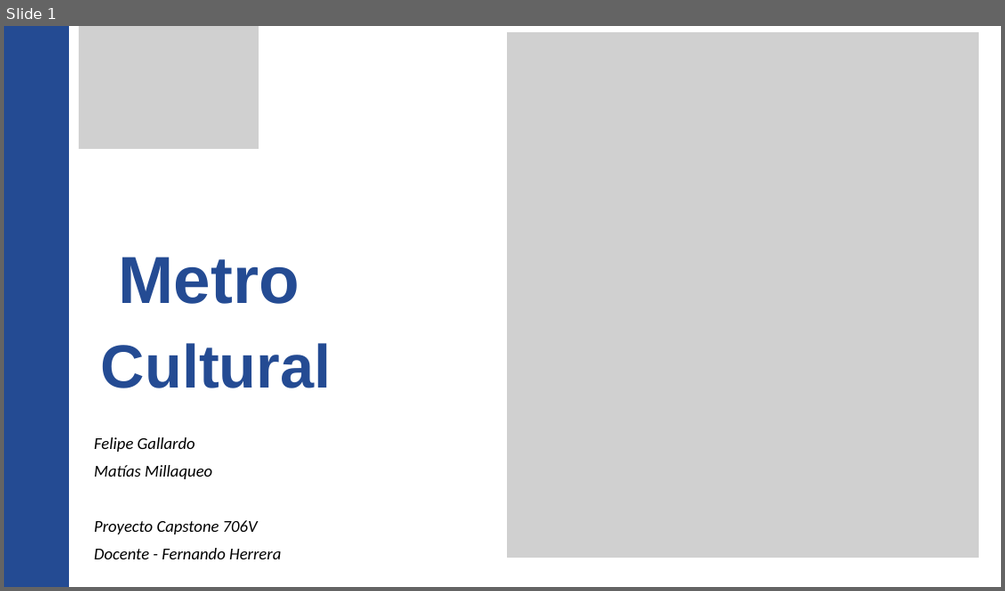
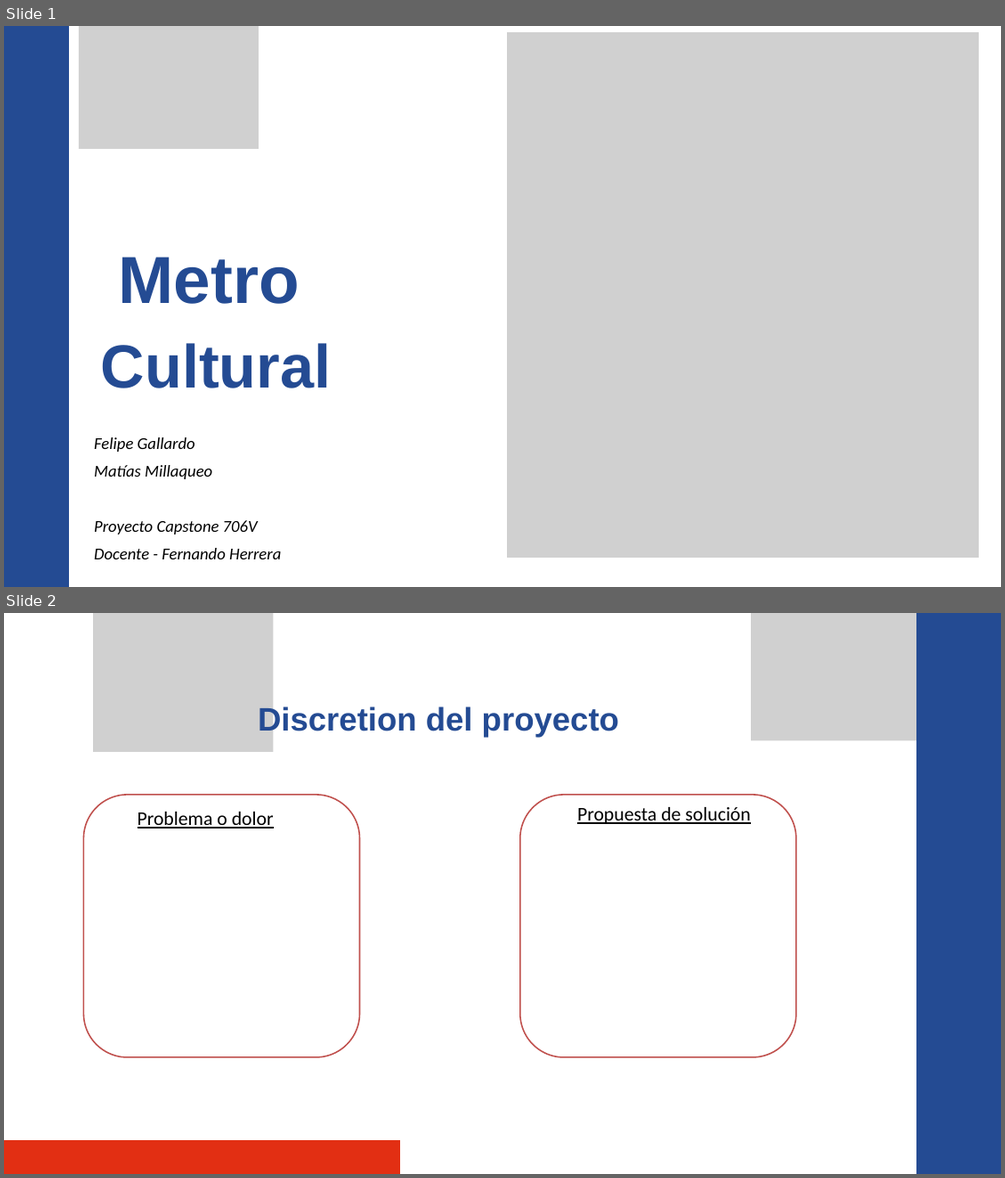
Before and after one commit to gh-Matias/Metro-Cultural, a slide deck: Fase 2/Avances/Metro Cultural 1.pptx. Shown one above the other, each under a label of ours: slide 1 before the commit, slides 1 and 2 after it. The pictures are 1005x591 and 1005x1178 pixels, drawn with LibreOffice and Linux fonts; fonts in the diff are those of the drawing; grey boxes stand for pictures. Boxes give left, top, right and bottom in pixels: in the first picture for what was removed or moved away, otherwise in the second. Text is boxed around its words. In the diff, an @@ line names an element or a change of style, - is before the commit and + after.

```diff
--- a/Fase 2/Avances/Metro Cultural 1.pptx
+++ b/Fase 2/Avances/Metro Cultural 1.pptx
@@ slide 2 added at bbox=[4, 613, 1001, 1174], background #FFFFFF @@
@@ picture added at bbox=[93, 613, 273, 752] @@
@@ picture added at bbox=[751, 613, 955, 740] @@
@@ freeform shape added at bbox=[916, 613, 1001, 1174], fill #244B93 @@
@@ text added at bbox=[258, 706, 619, 738], 47 pt, text #244B93, bold @@
+Discretion del proyecto
@@ rounded rectangle added at bbox=[84, 795, 360, 1057], fill #FFFFFF, outline #C0504D 2 pt @@
@@ rounded rectangle added at bbox=[520, 795, 796, 1057], fill #FFFFFF, outline #C0504D 2 pt @@
@@ text added at bbox=[138, 811, 274, 828], 28 pt, text #000000, underline @@
+Problema o dolor
@@ text added at bbox=[577, 807, 750, 824], 28 pt, text #000000, underline @@
+Propuesta de solución
@@ freeform shape added at bbox=[4, 1140, 400, 1174], fill #E22F13 @@
```
Also in this commit, not shown: 1 slide changed, 8 other slides added, 6 slides removed.
